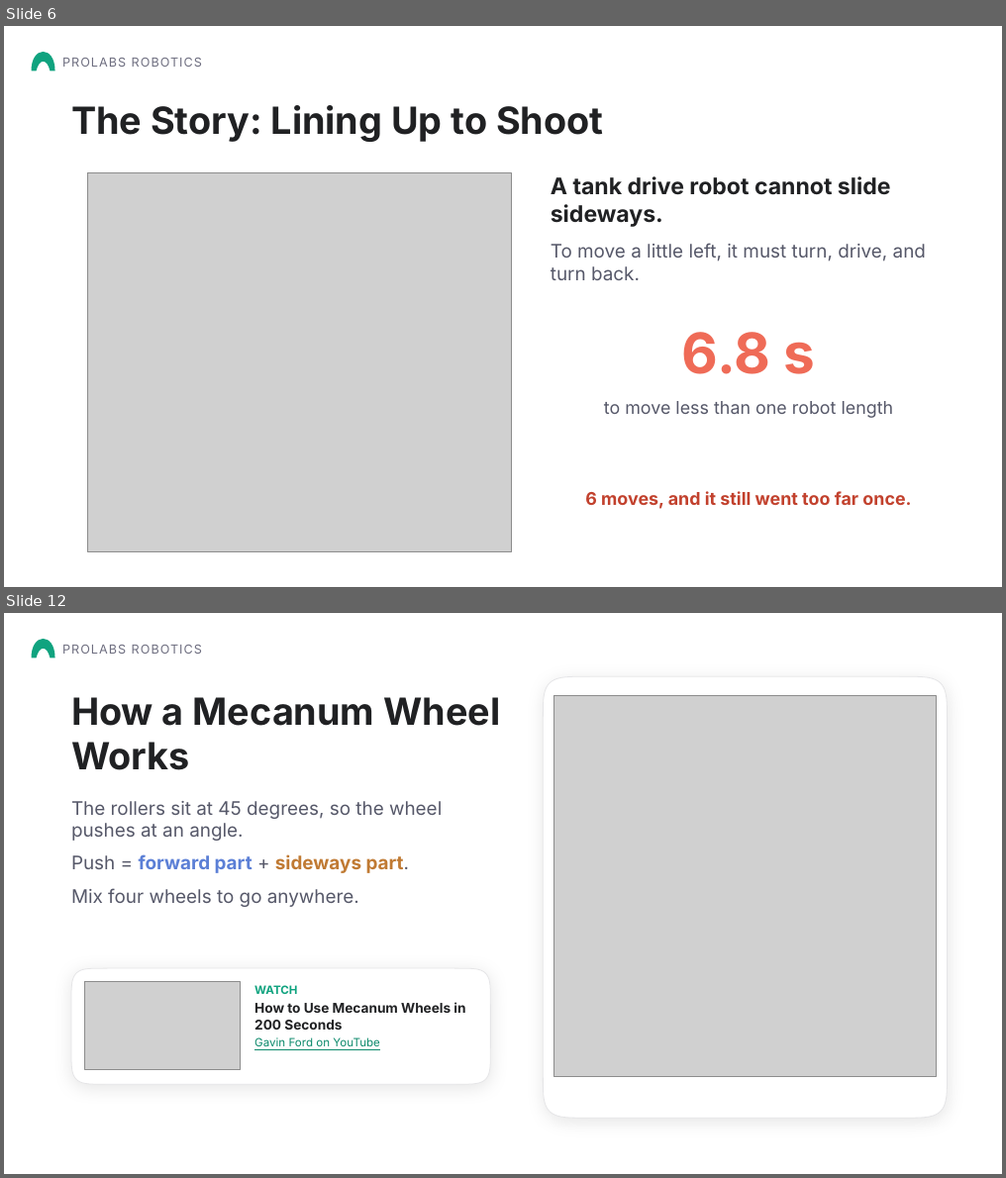
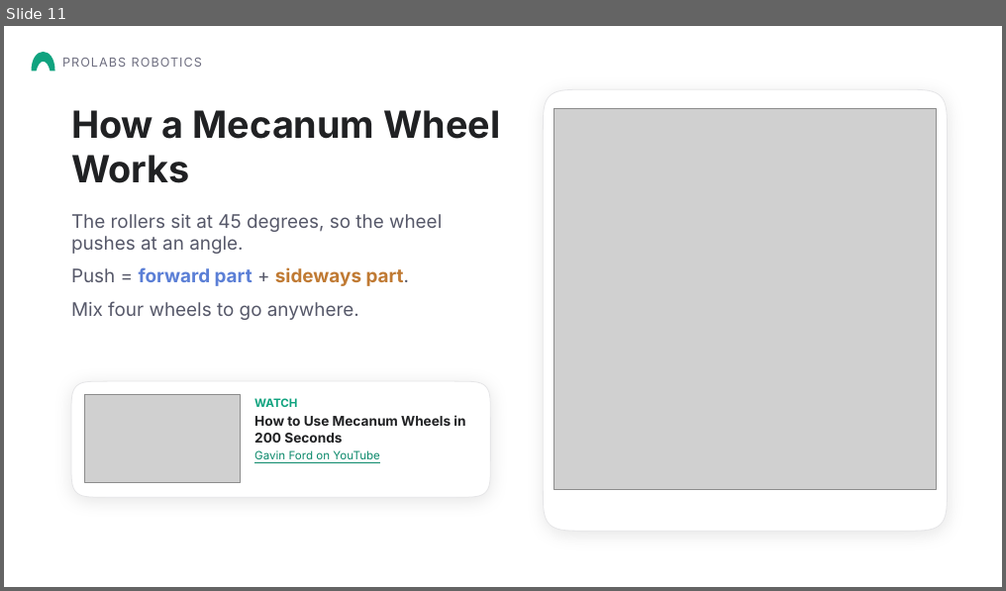
Before and after one commit to Aarav-111/FTC-Bangalore-Resources, a slide deck: FTC Chassis options/Mecanum Wheels Presentation.pptx. Shown one above the other, each under a label of ours: slides 6 and 12 before the commit, slide 11 after it; the slides between them are not shown. The pictures are 1006x1178 and 1006x591 pixels, drawn with LibreOffice and Linux fonts; fonts in the diff are those of the drawing; grey boxes stand for pictures; background and template pictures are left out. Boxes give left, top, right and bottom in pixels: in the first picture for what was removed or moved away, otherwise in the second. Text is boxed around its words. In the diff, an @@ line names an element or a change of style, - is before the commit and + after.

```diff
--- a/FTC Chassis options/Mecanum Wheels Presentation.pptx
+++ b/FTC Chassis options/Mecanum Wheels Presentation.pptx
@@ slide 6 removed at (4,26,1002,587), background picture (left out) @@
@@ freeform shape removed at (31,53,54,71) @@
@@ text removed at (62,58,202,67) @@
-PROLABS ROBOTICS
@@ text removed at (71,105,603,142) @@
-The Story: Lining Up to Shoot
@@ picture removed at (88,174,511,553) @@
@@ text removed at (550,176,891,227) @@
-A tank drive robot cannot slide sideways.
@@ text removed at (550,243,926,280) @@
-To move a little left, it must turn, drive, and turn back.
@@ text removed at (682,332,816,374) @@
-6.8 s
@@ text removed at (604,401,894,418) @@
-to move less than one robot length
@@ text removed at (585,491,911,509) @@
-6 moves, and it still went too far once.
@@ what was slide 12 is now slide 11 @@
```
Also in this commit, not shown: 5 slides changed, 1 slide added, 6 other slides removed, 1 other file.
